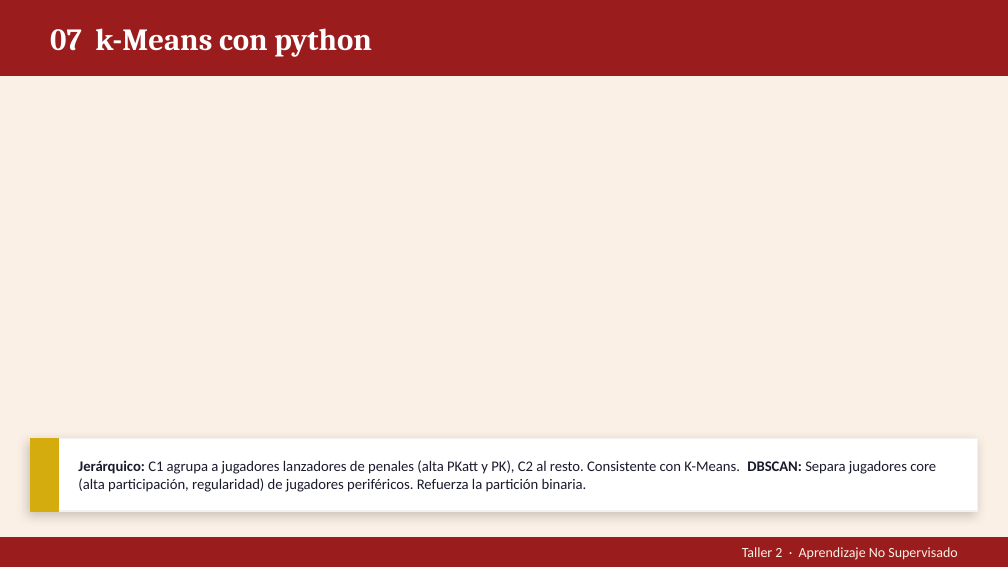
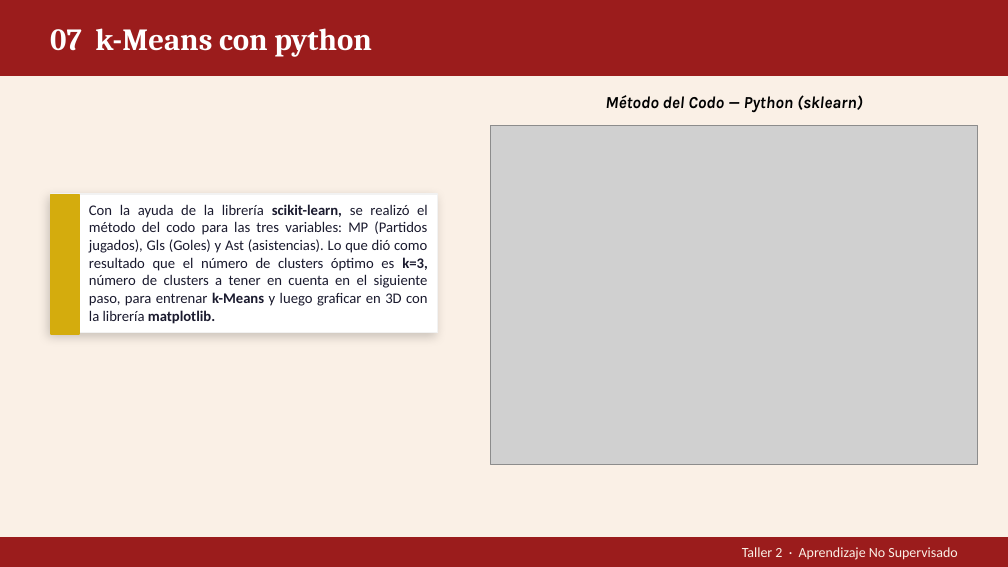
Before and after one commit to SebasMartinez21/Aprendizaje_no_supervisado_Mineria, a slide deck: slide 8 of Presentacion Clustering Futbol Europeo.pptx. Drawn at 1008x567 pixels with LibreOffice and Linux fonts; fonts in the diff are those of the drawing; grey boxes stand for pictures. Boxes give left, top, right and bottom in pixels: in the first picture for what was removed or moved away, otherwise in the second. Text is boxed around its words. In the diff, an @@ line names an element or a change of style, - is before the commit and + after.

```diff
--- a/Presentacion Clustering Futbol Europeo.pptx
+++ b/Presentacion Clustering Futbol Europeo.pptx
@@ text added at [605,95,863,113], 12 pt, text #000000, bold, italic @@
+Método del Codo — Python (sklearn)
@@ picture added at [491,126,978,466] @@
@@ rectangle: place and size @@
-rectangle at [30,438,58,511]
+rectangle at [50,195,79,334]
@@ rectangle: place and size @@
-rectangle at [30,438,978,511]
+rectangle at [50,195,437,334]
@@ text added at [89,204,428,324], 10.5 pt, text #1A1A2E @@
+Con la ayuda de la librería scikit-learn, se realizó el método del codo para las tres variables: MP (Partidos jugados), Gls (Goles) y Ast (asistencias). Lo que dió como resultado que el número de clusters óptimo es k=3, número de clusters a tener en cuenta en el siguiente paso, para entrenar k-Means y luego graficar en 3D con la librería matplotlib.
@@ text removed at [78,460,936,492] @@
-Jerárquico: C1 agrupa a jugadores lanzadores de penales (alta PKatt y PK), C2 al resto. Consistente con K-Means. DBSCAN: Separa jugadores core (alta participación, regularidad) de jugadores periféricos. Refuerza la partición binaria.
```
Also in this commit, not shown: 3 other slides changed, 2 slides added, 1 slide removed, 3 other files.
